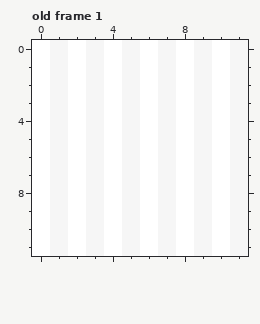
File history of a pixel-art file, assets/tileset.aseprite. The picture above was drawn from the file before the commit.
12x12 pixels, 10 frames. Colours within 5 levels of each other are drawn and written as one. Shown: old frame 1. The commit also changed other frames, which this record leaves out.
The result:
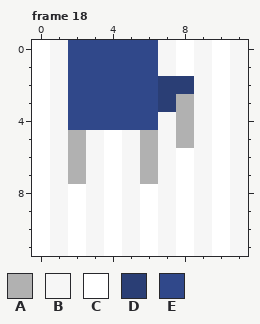
Palette (. is transparent): A #b1b1b1  B #f6f6f6  C #ffffff  D #2a3e75  E #30488a
A new or re-ordered frame is compared with the old frame closest to it.
Diff:
frames 10 -> 18
layer "Layer 2" added
Frame 18 is new; against old frame 1, layer "Layer 2":
y 0..1: x 2..6 CBCBC -> EEEEE
y 2: x 2..8 CBCBCBC -> EEEEEDD
y 3: x 2..8 CBCBCBC -> EEEEEDA
y 4: x 2..6 CBCBC -> EEEEE; x 8 C -> A
y 5: x 2 C -> A; x 6 C -> A; x 8 C -> A
y 6..7: x 2 C -> A; x 6 C -> A
Boxes around the changes in both pictures, in picture pixels (x1, y1, x2, y2):
changed: (68, 40, 194, 184)
